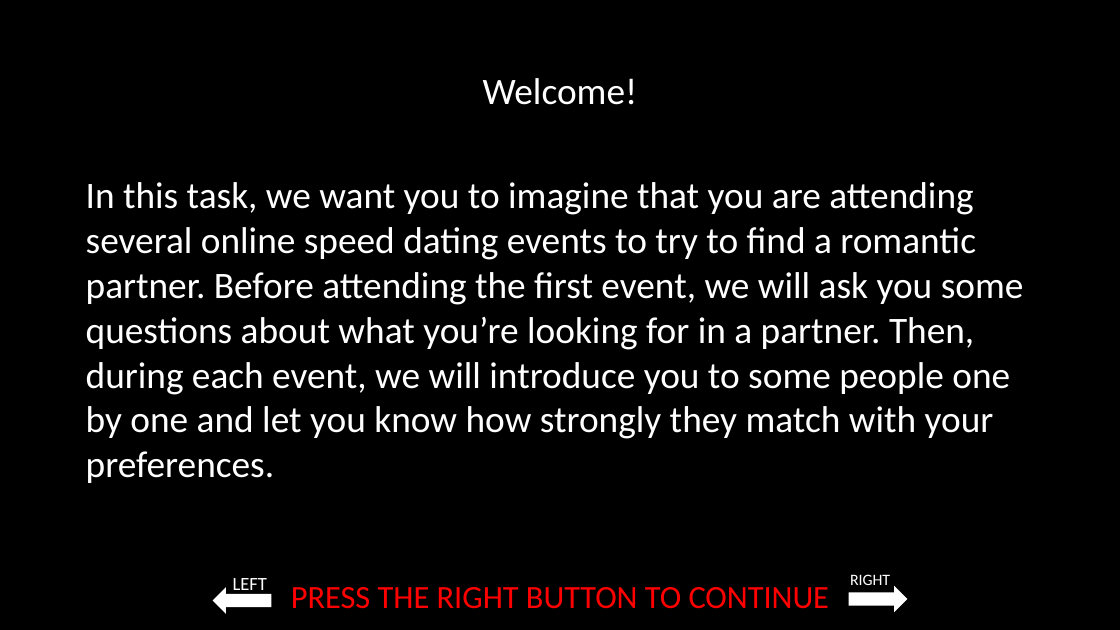
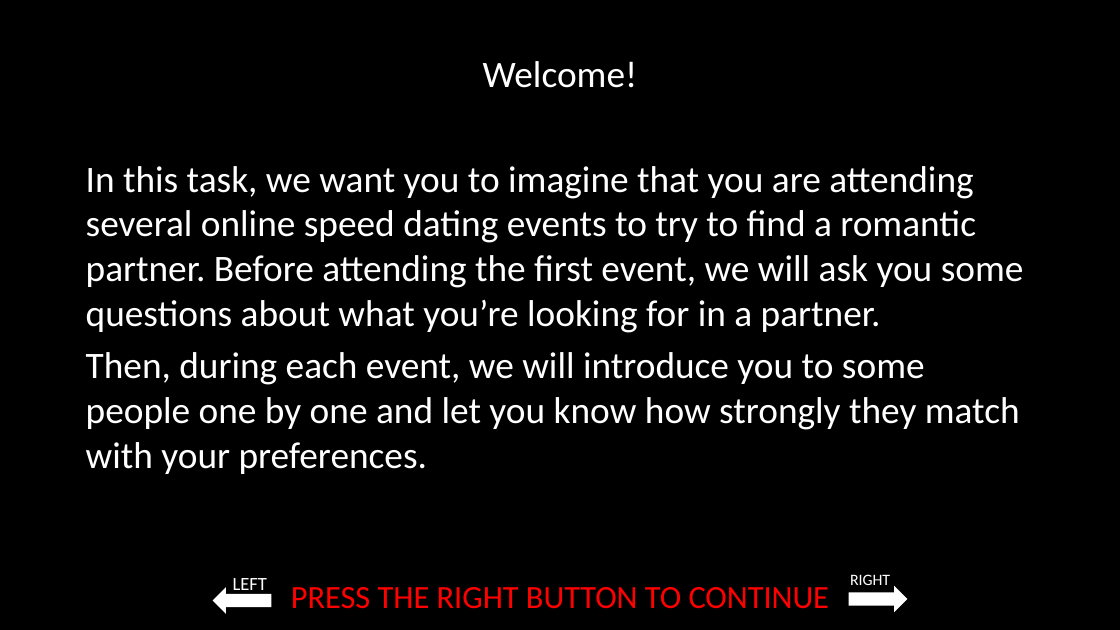
Before and after one commit to laureate-institute-for-brain-research/StimToolOnline, a slide deck: slide 2 of public/js/tasks/blind_dating/media/Blind_dating_game_instructions.pptx. Drawn at 1120x630 pixels with LibreOffice and Linux fonts; fonts in the diff are those of the drawing. Boxes give left, top, right and bottom in pixels: in the first picture for what was removed or moved away, otherwise in the second. Text is boxed around its words. In the diff, an @@ line names an element or a change of style, - is before the commit and + after.

Commit message:
blind dating game functionality works

```diff
--- a/public/js/tasks/blind_dating/media/Blind_dating_game_instructions.pptx
+++ b/public/js/tasks/blind_dating/media/Blind_dating_game_instructions.pptx
@@ text "Welcome!": place and size @@
-text "Welcome!" at bbox=[86, 78, 1024, 483]
+text "Welcome!" at bbox=[86, 61, 1024, 474]
@@ text at bbox=[86, 166, 1024, 474]: text changed @@
-In this task, we want you to imagine that you are attending several online speed dating events to try to find a romantic partner. Before attending the first event, we will ask you some questions about what you’re looking for in a partner. Then, during each event, we will introduce you to some people one by one and let you know how strongly they match with your preferences.
+In this task, we want you to imagine that you are attending several online speed dating events to try to find a romantic partner. Before attending the first event, we will ask you some questions about what you’re looking for in a partner.
+Then, during each event, we will introduce you to some people one by one and let you know how strongly they match with your preferences.
```
Also in this commit, not shown: 15 other slides changed, 4 slides added, 29 other files.
